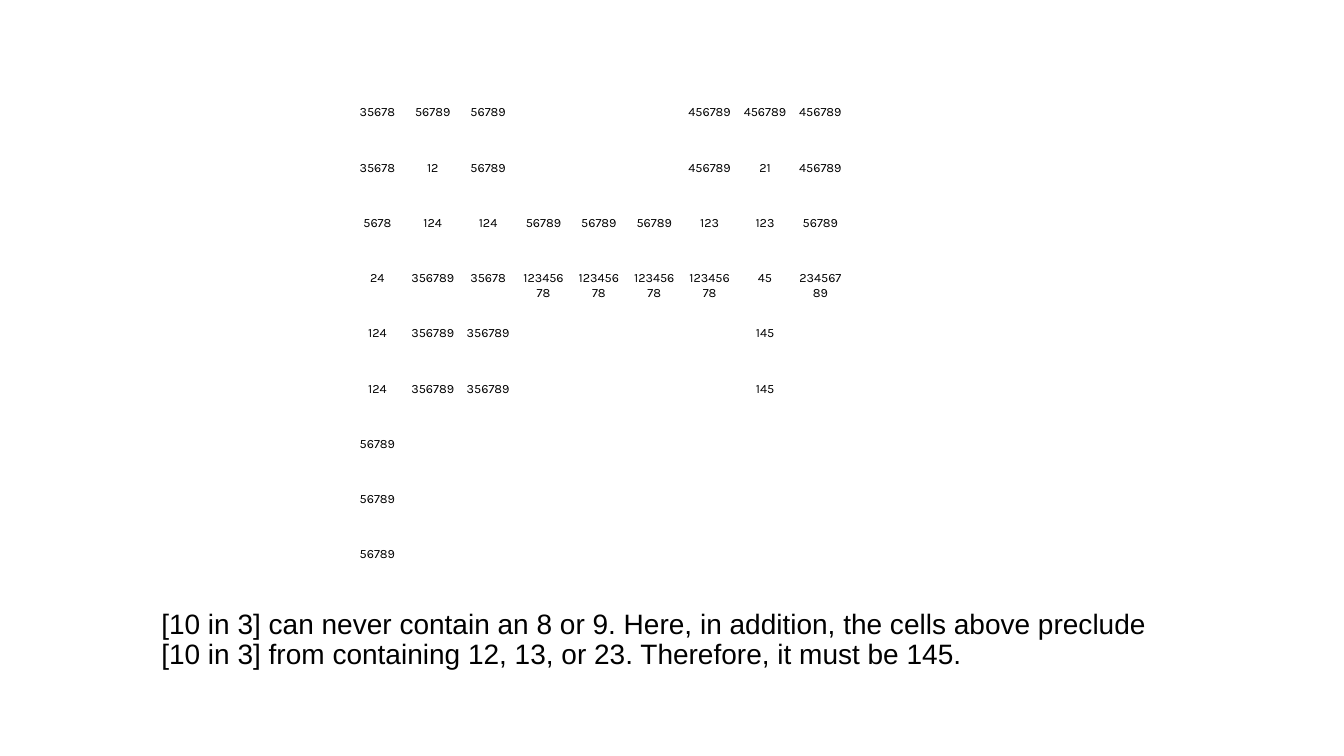
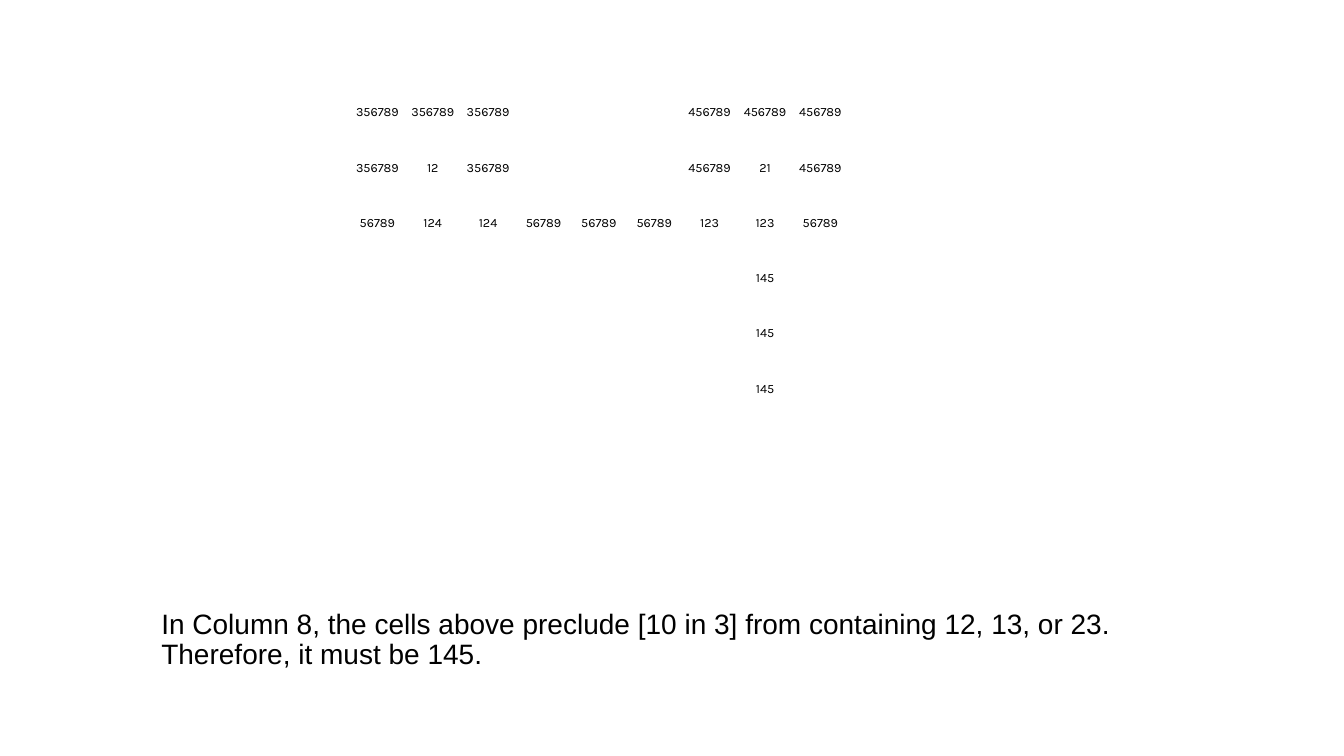
Before and after one commit to jhardis/WSJ_Number_Puzzles, a slide deck: slide 5 of 20260905_1.pptx (slide 12 before the commit). Drawn at 1344x756 pixels with LibreOffice and Linux fonts; fonts in the diff are those of the drawing; background and template pictures are left out. Boxes give left, top, right and bottom in pixels: in the first picture for what was removed or moved away, otherwise in the second. Text is boxed around its words. In the diff, an @@ line names an element or a change of style, - is before the commit and + after.

```diff
--- a/20260905_1.pptx
+++ b/20260905_1.pptx
@@ text at <box>356,108,399,116</box>: text changed @@
-35678
+356789
@@ text at <box>411,108,454,116</box>: text changed @@
-56789
+356789
@@ text at <box>467,108,510,116</box>: text changed @@
-56789
+356789
@@ text at <box>356,164,399,172</box>: text changed @@
-35678
+356789
@@ text at <box>467,164,510,172</box>: text changed @@
-56789
+356789
@@ text at <box>360,219,395,227</box>: text changed @@
-5678
+56789
@@ text removed at <box>512,265,575,306</box> @@
-12345678
@@ text removed at <box>568,265,630,306</box> @@
-12345678
@@ text removed at <box>623,265,686,306</box> @@
-12345678
@@ text removed at <box>679,265,741,306</box> @@
-12345678
@@ text removed at <box>789,265,852,306</box> @@
-23456789
@@ text removed at <box>370,274,384,282</box> @@
-24
@@ text removed at <box>411,274,454,282</box> @@
-356789
@@ text removed at <box>470,274,505,282</box> @@
-35678
@@ text at <box>756,274,774,282</box>: text changed @@
-45
+145
@@ text removed at <box>368,329,386,337</box> @@
-124
@@ text removed at <box>411,329,454,337</box> @@
-356789
@@ text removed at <box>467,329,510,337</box> @@
-356789
@@ text removed at <box>368,385,386,393</box> @@
-124
@@ text removed at <box>411,385,454,393</box> @@
-356789
@@ text removed at <box>467,385,510,393</box> @@
-356789
@@ text removed at <box>360,440,395,448</box> @@
-56789
@@ text removed at <box>360,495,395,503</box> @@
-56789
@@ text removed at <box>360,550,395,558</box> @@
-56789
@@ text at <box>161,613,1110,668</box>: text changed @@
-[10 in 3] can never contain an 8 or 9. Here, in addition, the cells above preclude [10 in 3] from containing 12, 13, or 23. Therefore, it must be 145.
+In Column 8, the cells above preclude [10 in 3] from containing 12, 13, or 23. Therefore, it must be 145.
```
Also in this commit, not shown: 51 other slides changed, 8 slides added, 23 slides removed.
